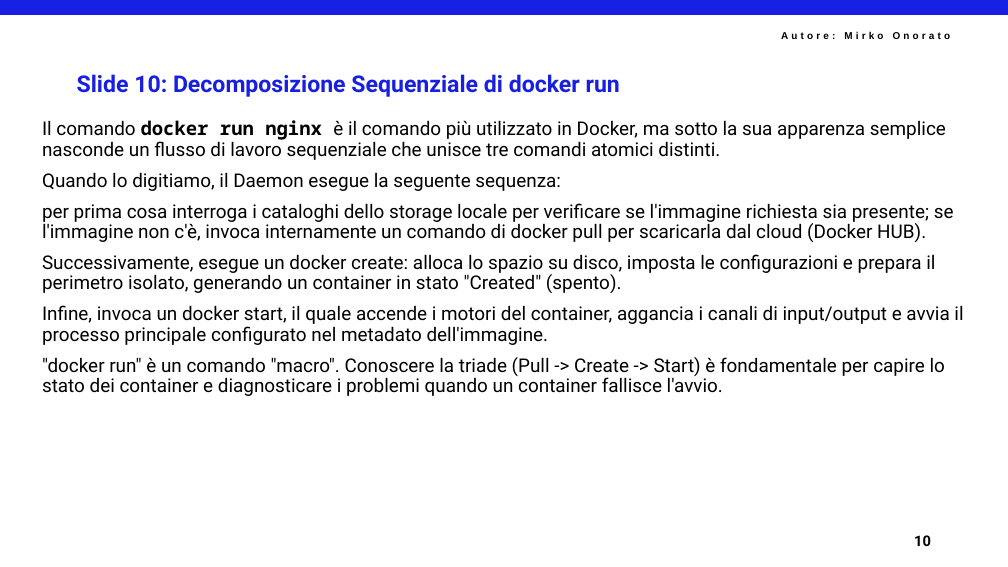
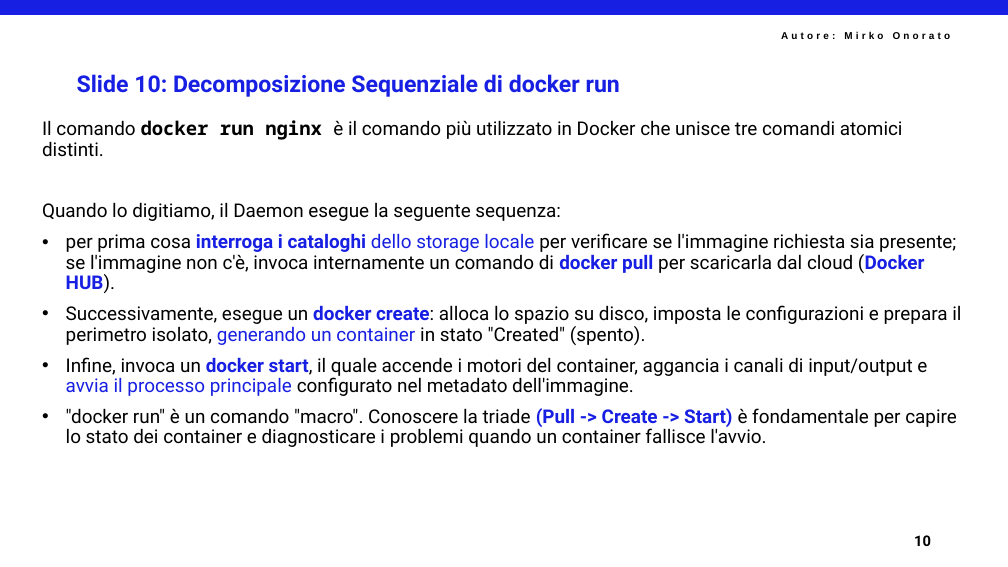
Before and after one commit to mirkoSkF/Docker-Slides, a slide deck: slide 12 of 1 - Introduzione a Docker.pptx. Drawn at 1008x567 pixels with LibreOffice and Linux fonts; fonts in the diff are those of the drawing; background and template pictures are left out. Boxes give left, top, right and bottom in pixels: in the first picture for what was removed or moved away, otherwise in the second. Text is boxed around its words. In the diff, an @@ line names an element or a change of style, - is before the commit and + after.

```diff
--- a/1 - Introduzione a Docker.pptx
+++ b/1 - Introduzione a Docker.pptx
@@ text at (42,120,903,156): text changed @@
-Il comando docker run nginx è il comando più utilizzato in Docker, ma sotto la sua apparenza semplice nasconde un flusso di lavoro sequenziale che unisce tre comandi atomici distinti.
+Il comando docker run nginx è il comando più utilizzato in Docker che unisce tre comandi atomici distinti.
@@ text at (66,233,961,447): text colour #000000 to #171FE2 in "interroga i cataloghi dello storage locale docker ...", "docker create: generando un container", "docker start, avvia il processo principale", "(Pull -> Create -> Start)"; bold on in "interroga i cataloghi docker pull (Docker HUB).", "docker create:", "docker start,", "(Pull -> Create -> Start)"; bullet none to • @@
```
Also in this commit, not shown: 27 other slides changed.
